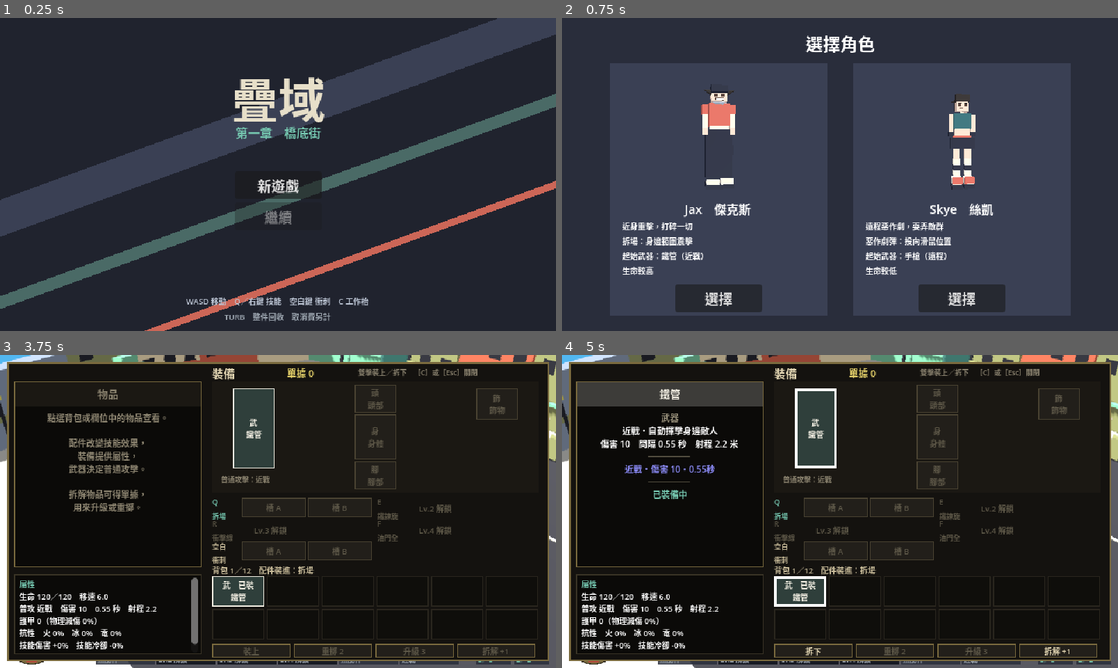
Above: before the commit, frames 1-4 (two rows, left to right).
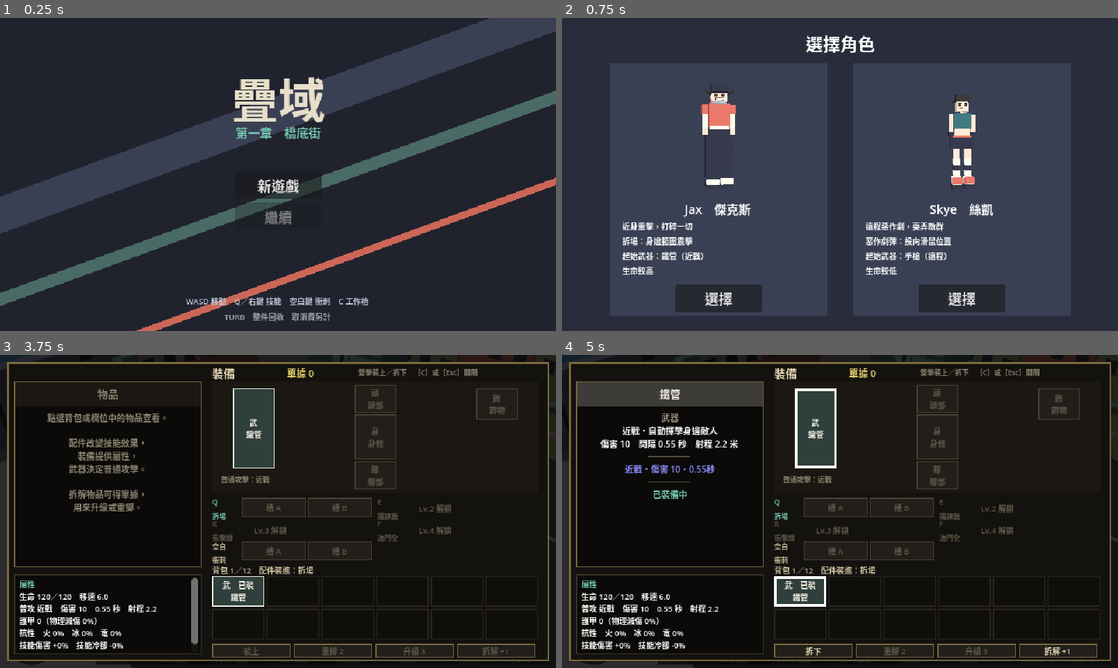
Above: after the commit, the same moments.

Repository: yauchai2/Game-Lab-2
Game: Godot game, scene res://game/title.tscn
Two runs of this game, one before a commit and one after it. Both use one fixed random seed, a clock stepped at 60 frames per second and the inputs below.
Inputs (mouse positions are in pixels of both pictures, inside the frame that each line leads up to):
- Up to frame 1 (0.25 s): no input
- Up to frame 2 (0.75 s): click "新遊戲" at 0.5 s
- Up to frame 3 (3.75 s): click "選擇" at 1.25 s; tap Enter at 2 s; move the mouse to (400, 495) at 2.02 s; hold D 2.03-2.75 s; tap C at 2.1, 3.6 s; click (400, 495) at 2.17 s; tap Space at 2.27 s; tap E at 2.3 s; drag from (166, 527) to (250, 574) at 2.77 s; move the mouse to (333, 442) at 3.52 s; hold D from 3.53 s (still down); click (333, 442) at 3.67 s
- Up to frame 4 (5 s): tap E at 3.8 s; release D at 4.25 s; click "武 鐵管" at 4.25 s

The runs differ from the first frame. In frame 1, 5.2% of the frame differs, in the area x 0-100%, y 0-100%; in frame 2, nothing differs; in frame 3, 6.4%; in frame 4, 6.4%.

Commit message:
低解像度畫面隨視窗大小擴展、填滿視窗；介面改為貼邊錨定，標題與選角置中
Co-Authored-By: Claude Sonnet 5.5 <noreply@anthropic.com>
Claude-Session: https://claude.ai/code/session_018tqqU7rwEZ4u67toavQ9ri

Diff:
--- a/game/scripts/bench.gd
+++ b/game/scripts/bench.gd
@@ -45,7 +45,8 @@
 	visible = false
 	var dim := ColorRect.new()
 	dim.color = Color(0.02, 0.02, 0.03, 0.85)
-	dim.set_anchors_preset(Control.PRESET_FULL_RECT)
+	dim.position = Vector2(-4000, -4000)
+	dim.size = Vector2(8640, 8360)
 	add_child(dim)
 	var panel := Panel.new()
 	panel.add_theme_stylebox_override("panel", _style(BG, GOLD, 2))
--- a/game/scripts/chapter.gd
+++ b/game/scripts/chapter.gd
@@ -121,14 +121,30 @@
 	l.add_theme_constant_override("outline_size", 4)
 	l.horizontal_alignment = HORIZONTAL_ALIGNMENT_CENTER
 
+func _zone(ax: float, ay: float) -> Control:
+	var z := Control.new()
+	z.anchor_left = ax
+	z.anchor_right = ax
+	z.anchor_top = ay
+	z.anchor_bottom = ay
+	z.offset_left = -640.0 * ax
+	z.offset_right = 640.0 * (1.0 - ax)
+	z.offset_top = -360.0 * ay
+	z.offset_bottom = 360.0 * (1.0 - ay)
+	z.mouse_filter = Control.MOUSE_FILTER_IGNORE
+	overlay.add_child(z)
+	return z
+
 func _build_ui() -> void:
 	overlay.set_anchors_preset(Control.PRESET_FULL_RECT)
 	overlay.mouse_filter = Control.MOUSE_FILTER_IGNORE
 	add_child(overlay)
+	var zone_t := _zone(0.5, 0.0)
+	var zone_b := _zone(0.5, 1.0)
 	for l in [objective, hint, prompt, caption]:
 		l.size = Vector2(640, 16)
 		l.mouse_filter = Control.MOUSE_FILTER_IGNORE
-		overlay.add_child(l)
+		(zone_t if l == objective or l == caption else zone_b).add_child(l)
 	objective.position = Vector2(0, 4)
 	_style_label(objective, 10, Color("75C7B0"))
 	hint.position = Vector2(0, 302)
@@ -141,7 +157,7 @@
 	dialog_back.position = Vector2(60, 246)
 	dialog_back.size = Vector2(520, 70)
 	dialog_back.visible = false
-	overlay.add_child(dialog_back)
+	zone_b.add_child(dialog_back)
 	dialog_name.position = Vector2(10, 4)
 	dialog_name.add_theme_font_size_override("font_size", 11)
 	dialog_name.add_theme_color_override("font_color", Color("D6D573"))
@@ -169,10 +185,11 @@
 	card_bg.visible = false
 	overlay.add_child(card_bg)
 	overlay.add_child(card_label)
+	var zone_c := _zone(0.5, 0.5)
 	choice_box.visible = false
-	overlay.add_child(choice_box)
+	zone_c.add_child(choice_box)
 	end_box.visible = false
-	overlay.add_child(end_box)
+	zone_c.add_child(end_box)
 
 # ---------- 字幕卡 ----------
 
@@ -320,7 +337,8 @@
 	end_box.visible = true
 	var back := ColorRect.new()
 	back.color = Color("14161D")
-	back.set_anchors_preset(Control.PRESET_FULL_RECT)
+	back.position = Vector2(-4000, -4000)
+	back.size = Vector2(8640, 8360)
 	end_box.add_child(back)
 	var lines := [
 		["第一章　橋底街　完", 22, Color("E7DFC9")],
--- a/game/scripts/fisheye.gd
+++ b/game/scripts/fisheye.gd
@@ -43,6 +43,8 @@
 
 func _process(_delta: float) -> void:
 	mat.set_shader_parameter("k", K)
+	var vs := get_viewport().get_visible_rect().size
+	mat.set_shader_parameter("aspect", vs.x / vs.y)
 	rect.visible = enabled
 
 func _unhandled_input(event: InputEvent) -> void:
--- a/game/scripts/hud.gd
+++ b/game/scripts/hud.gd
@@ -4,6 +4,11 @@
 const BAR_SIZE := Vector2(140, 8)
 
 var orb := Control.new()
+var zone_tr: Control
+var zone_bl: Control
+var zone_bc: Control
+var zone_br: Control
+var zone_c: Control
 var hurt_overlay := ColorRect.new()
 var break_back := ColorRect.new()
 var break_fill := ColorRect.new()
@@ -26,16 +31,36 @@
 
 @onready var jax: Node = get_parent().get_node("Jax")
 
+# 介面分區：低解像度畫面會隨視窗大小擴展，所以介面貼住畫面邊角（每區是 640×360 的座標系）。
+func _zone(ax: float, ay: float) -> Control:
+	var z := Control.new()
+	z.anchor_left = ax
+	z.anchor_right = ax
+	z.anchor_top = ay
+	z.anchor_bottom = ay
+	z.offset_left = -640.0 * ax
+	z.offset_right = 640.0 * (1.0 - ax)
+	z.offset_top = -360.0 * ay
+	z.offset_bottom = 360.0 * (1.0 - ay)
+	z.mouse_filter = Control.MOUSE_FILTER_IGNORE
+	add_child(z)
+	return z
+
 func _ready() -> void:
 	process_mode = Node.PROCESS_MODE_ALWAYS
+	zone_tr = _zone(1.0, 0.0)
+	zone_bl = _zone(0.0, 1.0)
+	zone_bc = _zone(0.5, 1.0)
+	zone_br = _zone(1.0, 1.0)
+	zone_c = _zone(0.5, 0.5)
 	bench.set_script(BenchScript)
 	bench.jax = jax
-	add_child(bench)
+	zone_c.add_child(bench)
 	boss_back.color = Color("292D3B")
 	boss_back.position = Vector2(430, 8)
 	boss_back.size = Vector2(202, 10)
 	boss_back.visible = false
-	add_child(boss_back)
+	zone_tr.add_child(boss_back)
 	boss_fill.color = Color("D6D573")
 	boss_fill.position = Vector2(221, 9)
 	boss_fill.size = Vector2(200, 8)
@@ -44,7 +69,7 @@
 	boss_label.add_theme_font_size_override("font_size", 10)
 	boss_label.position = Vector2(430, 30)
 	boss_label.visible = false
-	add_child(boss_label)
+	zone_tr.add_child(boss_label)
 	hurt_overlay.color = Color(0.8, 0.1, 0.08, 0.0)
 	hurt_overlay.set_anchors_preset(Control.PRESET_FULL_RECT)
 	hurt_overlay.mouse_filter = Control.MOUSE_FILTER_IGNORE
@@ -53,12 +78,12 @@
 	orb.position = Vector2(8, 300)
 	orb.size = Vector2(56, 56)
 	orb.mouse_filter = Control.MOUSE_FILTER_IGNORE
-	add_child(orb)
+	zone_bl.add_child(orb)
 	break_back.color = Color("292D3B")
 	break_back.position = Vector2(430, 22)
 	break_back.size = Vector2(202, 5)
 	break_back.visible = false
-	add_child(break_back)
+	zone_tr.add_child(break_back)
 	break_fill.color = Color("9FB6E8")
 	break_fill.position = Vector2(1, 1)
 	break_fill.size = Vector2(0, 3)
@@ -66,7 +91,7 @@
 	break_label.add_theme_font_size_override("font_size", 8)
 	break_label.position = Vector2(560, 30)
 	break_label.visible = false
-	add_child(break_label)
+	zone_tr.add_child(break_label)
 	xp_back.color = Color("292D3B")
 	xp_back.position = Vector2(8, 20)
 	xp_back.size = Vector2(BAR_SIZE.x + 2, 5)
@@ -87,7 +112,7 @@
 	card_band.position = Vector2(0, 100)
 	card_band.pivot_offset = Vector2(320, 17)
 	card_band.visible = false
-	add_child(card_band)
+	zone_c.add_child(card_band)
 	card_title.add_theme_font_size_override("font_size", 22)
 	card_title.add_theme_color_override("font_color", Color("CC6657"))
 	card_title.add_theme_color_override("font_outline_color", Color("E7DFC9"))
@@ -110,7 +135,7 @@
 	jax.slammed.connect(func(hits: int) -> void: lines.burst(clampf(0.5 + hits * 0.25, 0.5, 1.5)))
 	banner.position = Vector2(8, 150)
 	banner.add_theme_font_size_override("font_size", 20)
-	add_child(banner)
+	zone_c.add_child(banner)
 
 func _process(_delta: float) -> void:
 	hurt_overlay.color.a = jax.hurt_flash * 0.6
@@ -147,7 +172,7 @@
 		bench.close()
 		get_tree().paused = false
 	elif not jax.dead and not get_tree().paused:
-		move_child(bench, get_child_count() - 1)
+		move_child(zone_c, get_child_count() - 1)
 		bench.open()
 		get_tree().paused = true
 
@@ -162,7 +187,7 @@
 		back.color = Color(0.16, 0.18, 0.23, 0.85)
 		back.size = SKILL_BOX
 		back.position = Vector2(320 - defs.size() * 35 + i * 70, 326)
-		add_child(back)
+		zone_bc.add_child(back)
 		var cool := ColorRect.new()
 		cool.color = Color(0.05, 0.06, 0.09, 0.7)
 		cool.size = Vector2(SKILL_BOX.x, 0)
@@ -199,7 +224,7 @@
 		back.color = Color(0.16, 0.18, 0.23, 0.85)
 		back.size = Vector2(40, 30)
 		back.position = Vector2(548 + i * 44, 326)
-		add_child(back)
+		zone_br.add_child(back)
 		var key := Label.new()
 		key.text = str(i + 1)
 		key.position = Vector2(2, -1)
--- a/game/scripts/select.gd
+++ b/game/scripts/select.gd
@@ -12,19 +12,32 @@
 
 var spinners: Array[Node3D] = []
 
+var stage := Control.new()
+
 func _ready() -> void:
 	set_anchors_preset(Control.PRESET_FULL_RECT)
+	# 640×360 的內容區置中；背景鋪滿整個視窗（低解像度畫面會隨視窗擴展）
+	stage.anchor_left = 0.5
+	stage.anchor_right = 0.5
+	stage.anchor_top = 0.5
+	stage.anchor_bottom = 0.5
+	stage.offset_left = -320.0
+	stage.offset_right = 320.0
+	stage.offset_top = -180.0
+	stage.offset_bottom = 180.0
+	add_child(stage)
 	var bg := ColorRect.new()
 	bg.color = Color("292D3B")
 	bg.set_anchors_preset(Control.PRESET_FULL_RECT)
 	add_child(bg)
+	move_child(bg, 0)
 	var title := Label.new()
 	title.text = "選擇角色"
 	title.add_theme_font_size_override("font_size", 20)
 	title.position = Vector2(0, 14)
 	title.size = Vector2(640, 28)
 	title.horizontal_alignment = HORIZONTAL_ALIGNMENT_CENTER
-	add_child(title)
+	stage.add_child(title)
 	for i in CHARACTERS.size():
 		_card(i, CHARACTERS[i])
 
@@ -35,12 +48,12 @@
 	frame.color = Color("3A4054")
 	frame.position = origin
 	frame.size = box
-	add_child(frame)
+	stage.add_child(frame)
 	var svc := SubViewportContainer.new()
 	svc.stretch = true
 	svc.position = origin + Vector2(25, 4)
 	svc.size = Vector2(200, 150)
-	add_child(svc)
+	stage.add_child(svc)
 	var vp := SubViewport.new()
 	vp.size = Vector2i(200, 150)
 	vp.transparent_bg = true
@@ -69,19 +82,19 @@
 	name_label.position = origin + Vector2(0, 156)
 	name_label.size = Vector2(box.x, 20)
 	name_label.horizontal_alignment = HORIZONTAL_ALIGNMENT_CENTER
-	add_child(name_label)
+	stage.add_child(name_label)
 	var desc := Label.new()
 	desc.text = c["desc"]
 	desc.add_theme_font_size_override("font_size", 9)
 	desc.position = origin + Vector2(14, 180)
 	desc.size = Vector2(box.x - 28, 70)
-	add_child(desc)
+	stage.add_child(desc)
 	var btn := Button.new()
 	btn.text = "選擇"
 	btn.position = origin + Vector2(75, 254)
 	btn.size = Vector2(100, 26)
 	btn.pressed.connect(_pick.bind(c["id"]))
-	add_child(btn)
+	stage.add_child(btn)
 
 func _process(delta: float) -> void:
 	for m in spinners:
--- a/game/scripts/title.gd
+++ b/game/scripts/title.gd
@@ -4,22 +4,35 @@
 const PROGRESS := preload("res://game/scripts/progress.gd")
 const SFX := preload("res://game/scripts/sfx.gd")
 
+var stage := Control.new()
+
 func _ready() -> void:
 	set_anchors_preset(Control.PRESET_FULL_RECT)
+	# 640×360 的內容區置中；背景鋪滿整個視窗（低解像度畫面會隨視窗擴展）
+	stage.anchor_left = 0.5
+	stage.anchor_right = 0.5
+	stage.anchor_top = 0.5
+	stage.anchor_bottom = 0.5
+	stage.offset_left = -320.0
+	stage.offset_right = 320.0
+	stage.offset_top = -180.0
+	stage.offset_bottom = 180.0
+	add_child(stage)
 	var bg := ColorRect.new()
 	bg.color = Color("20232E")
 	bg.set_anchors_preset(Control.PRESET_FULL_RECT)
 	add_child(bg)
+	move_child(bg, 0)
 	# 斜向色帶：呼應斜向等距的街區
 	var bands := [[Color("3A4054"), 90.0, 40.0], [Color("4A6A66"), 200.0, 14.0], [Color("CC6657"), 300.0, 8.0]]
 	for b in bands:
 		var r := ColorRect.new()
 		r.color = b[0]
-		r.size = Vector2(900, b[2])
-		r.position = Vector2(-120, b[1])
-		r.pivot_offset = Vector2(450, b[2] / 2.0)
+		r.size = Vector2(3200, b[2])
+		r.position = Vector2(-1280, b[1])
+		r.pivot_offset = Vector2(1600, b[2] / 2.0)
 		r.rotation = deg_to_rad(-20)
-		add_child(r)
+		stage.add_child(r)
 	_text("疊域", Vector2(0, 52), 54, Color("E7DFC9"))
 	_text("第一章　橋底街", Vector2(0, 120), 14, Color("75C7B0"))
 	_text("TURB　整件回收　取消費另計", Vector2(0, 336), 9, Color("9AA3AD"))
@@ -39,14 +52,14 @@
 	l.horizontal_alignment = HORIZONTAL_ALIGNMENT_CENTER
 	l.add_theme_font_size_override("font_size", font_px)
 	l.add_theme_color_override("font_color", color)
-	add_child(l)
+	stage.add_child(l)
 
 func _button(t: String, pos: Vector2) -> Button:
 	var b := Button.new()
 	b.text = t
 	b.position = pos
 	b.size = Vector2(100, 28)
-	add_child(b)
+	stage.add_child(b)
 	return b
 
 func _new_game() -> void:
--- a/project.godot
+++ b/project.godot
@@ -13,7 +13,7 @@
 window/size/window_width_override=1920
 window/size/window_height_override=1080
 window/stretch/mode="viewport"
-window/stretch/aspect="keep"
+window/stretch/aspect="expand"
 
 [rendering]
 
Not shown, changed: docs/guides/godot-setup.md
